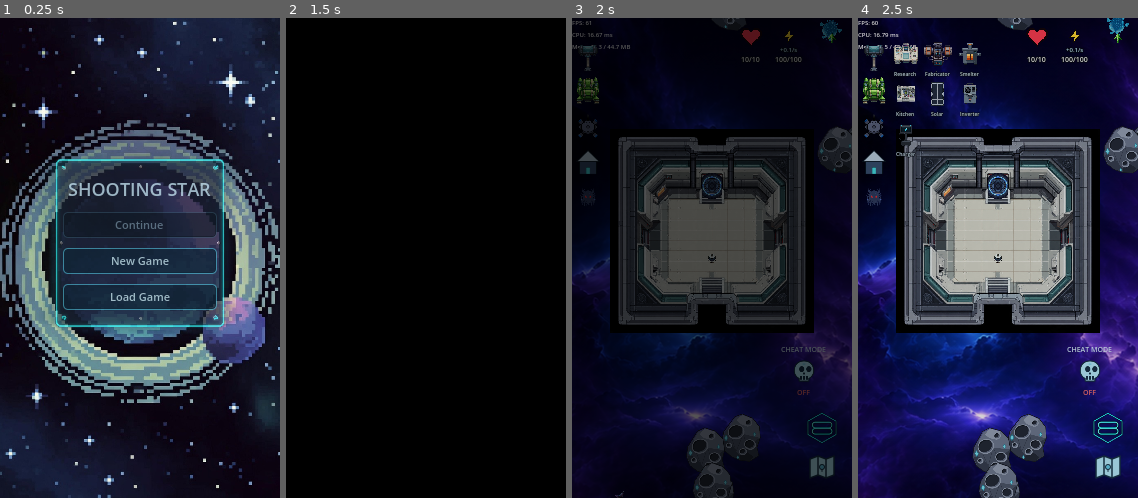
Above: before the commit, frames 1-4 (left to right).
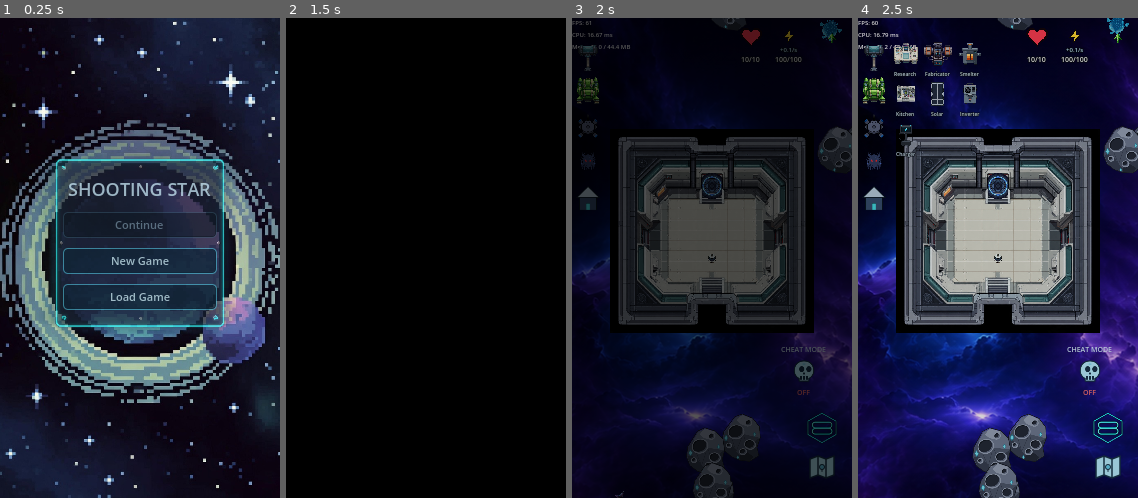
Above: after the commit, the same moments.

Repository: wildane/ShootingStar
Game: Godot game, scene res://scene/main_menu/main_menu.tscn
Same seed, same stepped clock (60 frames per second), same inputs: the game is played once before the commit and once after it.
Inputs (mouse positions are in pixels of both pictures, inside the frame that each line leads up to):
- Up to frame 1 (0.25 s): no input
- Up to frame 2 (1.5 s): click "New Game" at 0.5 s; click "New Game" at 1.25 s
- Up to frame 3 (2 s): no input
- Up to frame 4 (2.5 s): click (874, 56) at 2 s

Frames 1-2 are identical in both runs. In frame 3, 0.3% of the frame differs, in the area x 2-17%, y 5-40%; in frame 4, 0.4%.

Commit message:
Butang threat bina dan buka menunya sendiri
Menu husk kini milik skrip butang dalam scene, jadi ia terbuka walaupun
autoload lewat dimuatkan. Autoload hanya membekalkan kiraan dan pemasa.

Diff:
--- a/scene/Mob/SeranganBalas.gd
+++ b/scene/Mob/SeranganBalas.gd
@@ -19,8 +19,6 @@
 const MASA_SERANGAN: float = 5.0
 # Jarak penyerang dianggap sudah tiba di pangkalan.
 const JEJARI_TIBA: float = 26.0
-# Skrip HUD (butang threat + menu info husk).
-const scene_hud_threat: Script = preload("res://scene/ui/ThreatHud.gd")
 
 # Pusat pangkalan pemain (kawasan bina di atas asteroid).
 @export var posisi_pangkalan: Vector2 = Vector2(141.0, 228.0)
@@ -34,12 +32,8 @@
 # Baki masa sehingga serangan; < 0 bermaksud tiada serangan dijadualkan.
 var baki_masa: float = -1.0
 
-# HUD threat: butang dalam group ikon kiri + menu info husk.
-var _hud: Node = null
-
 func _ready() -> void:
 	process_mode = Node.PROCESS_MODE_PAUSABLE
-	_sedia_hud()
 
 # Dipanggil oleh HuskLurker yang tumbang. Setiap bunuhan dikira,
 # tidak kira di mana husk itu dibunuh. Posisi dikekalkan dalam
@@ -52,15 +46,12 @@
 		print("SeranganBalas: husk tumbang, serangan balas dalam %.0f saat" % MASA_SERANGAN)
 		serangan_dijadualkan.emit(MASA_SERANGAN)
 
-	_kemas_hud(0.0)
 
 func _process(delta: float) -> void:
 	if baki_masa >= 0.0:
 		baki_masa -= delta
 		if baki_masa <= 0.0:
 			_lancar_serangan()
-
-	_kemas_hud(delta)
 
 # Hantar semua penyerang terkumpul ke pangkalan.
 func _lancar_serangan() -> void:
@@ -141,25 +132,3 @@
 	query.collide_with_areas = false
 	query.collide_with_bodies = true
 	return not dunia.direct_space_state.intersect_shape(query, 1).is_empty()
-
-# ---------- HUD ----------
-# Butang threat + menu dibina oleh ThreatHud. Ia membina semula butangnya
-# sendiri selepas tukar scene dan mengemas kini menu hanya bila dibuka.
-func _sedia_hud() -> void:
-	if _hud != null and is_instance_valid(_hud):
-		return
-	_hud = scene_hud_threat.new()
-	_hud.name = "ThreatHud"
-	add_child(_hud)
-	_hud.pasang(self)
-
-# Dipanggil butang threat dalam scene (ButangThreat.gd).
-func buka_menu_threat() -> void:
-	_sedia_hud()
-	if _hud != null and is_instance_valid(_hud) and _hud.has_method("buka_menu"):
-		_hud.buka_menu()
-
-func _kemas_hud(delta: float) -> void:
-	_sedia_hud()
-	if _hud != null and is_instance_valid(_hud):
-		_hud.kemas_kini(delta)
--- a/scene/ui/ButangThreat.gd
+++ b/scene/ui/ButangThreat.gd
@@ -1,13 +1,17 @@
 extends Button
 
-## Butang threat dalam group ikon menegak kiri (under ikon rumah).
+## Butang threat dalam group ikon menegak kiri (bawah ikon rumah).
 ##
-## Butang ini memang ada dalam level_3.tscn (bukan dicipta oleh autoload),
-## jadi ia sentiasa kelihatan sama seperti butang Build / Inventory / Drone /
-## Home. Bila ditekan, ia minta autoload SeranganBalas membuka menu husk
-## (menu gaya perabot: ikon husk, peratus threat, kiraan bunuh, pemasa).
+## Butang ini nod sebenar dalam level_3.tscn, jadi ia sentiasa kelihatan sama
+## seperti butang Build / Inventory / Drone / Home. Menu threat juga dibina
+## oleh butang ini sendiri (tidak bergantung pada autoload untuk terbuka).
 
 const IKON: String = "res://scene/ui/threat_icon.png"
+const SkripMenu := preload("res://scene/ui/MenuThreat.gd")
+const LAPIS_LAYER: int = 95
+
+var _lapis: CanvasLayer
+var _menu: PanelContainer
 
 func _ready() -> void:
 	expand_icon = true
@@ -35,8 +39,24 @@
 		pressed.connect(_tekan)
 
 func _tekan() -> void:
-	var serangan := get_node_or_null("/root/SeranganBalas")
-	if serangan != null and serangan.has_method("buka_menu_threat"):
-		serangan.buka_menu_threat()
-	else:
-		print("ButangThreat: autoload SeranganBalas tidak dijumpai")
+	_pastikan_menu()
+	if _menu != null and is_instance_valid(_menu):
+		_menu.tukar()
+
+func _pastikan_menu() -> void:
+	if _menu != null and is_instance_valid(_menu):
+		return
+	_lapis = CanvasLayer.new()
+	_lapis.name = "LapisMenuThreat"
+	_lapis.layer = LAPIS_LAYER
+	add_child(_lapis)
+	_menu = SkripMenu.new() as PanelContainer
+	_lapis.add_child(_menu)
+
+# Menu ini kekal di dalam scene level, jadi ia hilang bersama scene.
+func tutup_menu_cepat() -> void:
+	if _menu != null and is_instance_valid(_menu):
+		_menu.tutup()
+
+func tutup_menu() -> void:
+	tutup_menu_cepat()
--- /dev/null
+++ b/scene/ui/MenuThreat.gd
@@ -0,0 +1,175 @@
+extends PanelContainer
+
+## Menu threat gaya menu perabot (panel navy, bingkai cyan):
+##   kiri   - ikon HuskLurker
+##   tengah - status, Threat %, Husk kills, Est. raiders
+##   kanan  - pemasa serangan balas
+##
+## Menu ini membina dirinya sendiri dan membaca data dari autoload
+## SeranganBalas jika ada (kalau tiada, ia tetap terbuka dengan nilai 0).
+
+const TemaPerabot := preload("res://scene/ui/TemaPerabot.gd")
+const LALUAN_IKON_HUSK: String = "res://scene/Mob/HuskLurker/Image_husk.png"
+const LEBAR_MENU: float = 248.0
+const THREAT_SETIAP_BUNUH: int = 10
+const SELA_UI: float = 0.1
+
+var _label_status: Label
+var _label_threat: Label
+var _label_bunuh: Label
+var _label_raider: Label
+var _label_timer: Label
+var _tick: float = 0.0
+
+func _ready() -> void:
+	process_mode = Node.PROCESS_MODE_ALWAYS
+	name = "MenuThreat"
+	visible = false
+	TemaPerabot.pasang(self)
+	_bina()
+	_kemas_kini()
+
+func _process(delta: float) -> void:
+	if not visible:
+		return
+	_tick += delta
+	if _tick < SELA_UI:
+		return
+	_tick = 0.0
+	_kemas_kini()
+
+func buka() -> void:
+	_kemas_kini()
+	reset_size()
+	var saiz_vp: Vector2 = get_viewport().get_visible_rect().size
+	size = Vector2(LEBAR_MENU, maxf(get_combined_minimum_size().y, 60.0))
+	position = ((saiz_vp - size) * 0.5).floor()
+	visible = true
+	_tick = 0.0
+
+func tutup() -> void:
+	visible = false
+
+func tukar() -> void:
+	if visible:
+		tutup()
+	else:
+		buka()
+
+func _bina() -> void:
+	var akar := VBoxContainer.new()
+	akar.add_theme_constant_override("separation", 4)
+	add_child(akar)
+
+	var header := HBoxContainer.new()
+	header.add_theme_constant_override("separation", 4)
+	akar.add_child(header)
+
+	var tajuk := Label.new()
+	tajuk.text = "Husk Threat"
+	tajuk.size_flags_horizontal = Control.SIZE_EXPAND_FILL
+	tajuk.add_theme_font_size_override("font_size", 10)
+	tajuk.add_theme_color_override("font_color", Color(1.0, 0.62, 0.55, 1.0))
+	header.add_child(tajuk)
+
+	var butang_tutup := Button.new()
+	butang_tutup.text = "X"
+	butang_tutup.focus_mode = Control.FOCUS_NONE
+	butang_tutup.custom_minimum_size = Vector2(18, 18)
+	butang_tutup.pressed.connect(tutup)
+	header.add_child(butang_tutup)
+
+	var isi := HBoxContainer.new()
+	isi.add_theme_constant_override("separation", 6)
+	akar.add_child(isi)
+
+	# Kiri: ikon husk + nama.
+	var kiri := VBoxContainer.new()
+	kiri.custom_minimum_size = Vector2(58, 0)
+	kiri.add_theme_constant_override("separation", 2)
+	isi.add_child(kiri)
+
+	var ikon := TextureRect.new()
+	if ResourceLoader.exists(LALUAN_IKON_HUSK):
+		ikon.texture = load(LALUAN_IKON_HUSK) as Texture2D
+	ikon.custom_minimum_size = Vector2(48, 48)
+	ikon.expand_mode = TextureRect.EXPAND_IGNORE_SIZE
+	ikon.stretch_mode = TextureRect.STRETCH_KEEP_ASPECT_CENTERED
+	ikon.texture_filter = CanvasItem.TEXTURE_FILTER_NEAREST
+	ikon.modulate = Color(1.9, 1.9, 1.9)
+	kiri.add_child(ikon)
+
+	var nama := Label.new()
+	nama.text = "Husk Lurker"
+	nama.horizontal_alignment = HORIZONTAL_ALIGNMENT_CENTER
+	nama.add_theme_font_size_override("font_size", 6)
+	nama.add_theme_color_override("font_color", Color(0.72, 0.9, 1.0, 1.0))
+	kiri.add_child(nama)
+
+	# Tengah: info threat.
+	var tengah := VBoxContainer.new()
+	tengah.size_flags_horizontal = Control.SIZE_EXPAND_FILL
+	tengah.add_theme_constant_override("separation", 2)
+	isi.add_child(tengah)
+
+	_label_status = _buat_label(tengah, "", 6, Color(0.72, 0.93, 1.0, 1.0))
+	_label_threat = _buat_label(tengah, "Threat 0%", 9, Color(1.0, 0.55, 0.45, 1.0))
+	_label_bunuh = _buat_label(tengah, "Husk kills: 0", 7, Color(0.82, 0.95, 1.0, 1.0))
+	_label_raider = _buat_label(tengah, "Est. raiders: 0", 7, Color(0.82, 0.95, 1.0, 1.0))
+
+	# Kanan: pemasa.
+	var kanan := VBoxContainer.new()
+	kanan.custom_minimum_size = Vector2(64, 0)
+	kanan.add_theme_constant_override("separation", 2)
+	isi.add_child(kanan)
+
+	var label_pemasa := _buat_label(kanan, "Next wave", 6, Color(0.72, 0.9, 1.0, 1.0))
+	label_pemasa.horizontal_alignment = HORIZONTAL_ALIGNMENT_RIGHT
+	_label_timer = _buat_label(kanan, "--:--", 14, Color(1.0, 0.8, 0.45, 1.0))
+	_label_timer.horizontal_alignment = HORIZONTAL_ALIGNMENT_RIGHT
+
+	var butang_tutup_bawah := Button.new()
+	butang_tutup_bawah.text = "Close"
+	butang_tutup_bawah.focus_mode = Control.FOCUS_NONE
+	butang_tutup_bawah.pressed.connect(tutup)
+	akar.add_child(butang_tutup_bawah)
+
+func _buat_label(ibu: Node, teks: String, saiz: int, warna: Color) -> Label:
+	var label := Label.new()
+	label.text = teks
+	label.add_theme_font_size_override("font_size", saiz)
+	label.add_theme_color_override("font_color", warna)
+	ibu.add_child(label)
+	return label
+
+func _kemas_kini() -> void:
+	var bunuh: int = 0
+	var baki: float = -1.0
+	var serangan := get_node_or_null("/root/SeranganBalas")
+	if serangan != null:
+		bunuh = int(serangan.get("bilangan_husk_dibunuh"))
+		baki = float(serangan.get("baki_masa"))
+	var peratus: int = clampi(bunuh * THREAT_SETIAP_BUNUH, 0, 100)
+
+	if _label_threat:
+		_label_threat.text = "Threat %d%%" % peratus
+	if _label_bunuh:
+		_label_bunuh.text = "Husk kills: %d" % bunuh
+	if _label_raider:
+		_label_raider.text = "Est. raiders: %d" % bunuh
+	if _label_status:
+		if baki >= 0.0:
+			_label_status.text = "Wave incoming"
+			_label_status.add_theme_color_override("font_color", Color(1.0, 0.55, 0.45, 1.0))
+		elif bunuh > 0:
+			_label_status.text = "Raiders ready"
+			_label_status.add_theme_color_override("font_color", Color(1.0, 0.8, 0.45, 1.0))
+		else:
+			_label_status.text = "No threat"
+			_label_status.add_theme_color_override("font_color", Color(0.62, 0.95, 0.7, 1.0))
+	if _label_timer:
+		if baki >= 0.0:
+			var saat: int = maxi(0, ceili(baki))
+			_label_timer.text = "%d:%02d" % [saat / 60, saat % 60]
+		else:
+			_label_timer.text = "--:--"
--- a/scene/ui/ThreatHud.gd
+++ /dev/null
@@ -1,342 +0,0 @@
-extends Node
-
-## Butang "threat" (logo mata merah) dalam group ikon menegak kiri (Build,
-## Weapon, Home ...). Bila ditekan, menu gaya perabot terbuka: ikon husk di
-## kiri, info threat di tengah (peratus, bilangan husk dibunuh, anggaran
-## penyerang) dan pemasa serangan balas di kanan.
-
-const TemaPerabot := preload("res://scene/ui/TemaPerabot.gd")
-# Ikon dimuat ketika runtime (bukan preload) supaya skrip ini tidak gagal
-# dikompil jika PNG belum diimport pada peranti lain.
-const LALUAN_IKON_THREAT: String = "res://scene/ui/threat_icon.png"
-const LALUAN_IKON_HUSK: String = "res://scene/Mob/HuskLurker/Image_husk.png"
-const LALUAN_BEKAS: String = "CanvasLayer/MarginContainer/VBoxContainer"
-# Nama butang HUD lain dalam group ikon, untuk mengesan VBox yang betul.
-const TANDA_BEKAS: Array[String] = ["WeaponAttachment", "InventoryButton", "BuildSystem"]
-const SAIZ_BUTANG: float = 32.0
-const LEBAR_MENU: float = 248.0
-# Setiap husk yang dibunuh menaikkan threat sebanyak ini (10 husk = 100%).
-const THREAT_SETIAP_BUNUH: int = 10
-const SELA_CARI_BEKAS: float = 0.25
-const SELA_UI: float = 0.1
-
-var serangan: Node = null
-
-var _kanvas: CanvasLayer
-var _butang: Button
-var _menu: PanelContainer
-var _label_status: Label
-var _label_threat: Label
-var _label_bunuh: Label
-var _label_raider: Label
-var _label_timer: Label
-var _tick: float = 0.0
-var _cari_tick: float = 0.0
-var _ikon_threat: Texture2D = null
-var _ikon_husk: Texture2D = null
-
-func pasang(sumber: Node) -> void:
-	serangan = sumber
-	# Sentiasa berjalan supaya butang tetap dicari walaupun pokok scene dipause.
-	process_mode = Node.PROCESS_MODE_ALWAYS
-	_ikon_threat = _muat_ikon(LALUAN_IKON_THREAT)
-	_ikon_husk = _muat_ikon(LALUAN_IKON_HUSK)
-
-	if _kanvas == null or not is_instance_valid(_kanvas):
-		_kanvas = CanvasLayer.new()
-		_kanvas.name = "HudThreat"
-		_kanvas.layer = 95
-		add_child(_kanvas)
-	_sedia_butang()
-	_sedia_menu()
-
-func _muat_ikon(laluan: String) -> Texture2D:
-	if not ResourceLoader.exists(laluan):
-		return null
-	return load(laluan) as Texture2D
-
-func _process(delta: float) -> void:
-	# Butang hilang bila tukar scene; cari bekasnya semula sekali-sekala.
-	_cari_tick += delta
-	if _cari_tick >= SELA_CARI_BEKAS:
-		_cari_tick = 0.0
-		if _butang == null or not is_instance_valid(_butang) or not _butang.is_inside_tree():
-			_sedia_butang()
-		else:
-			# BuildGrid menambah ikon rumah kemudian; pastikan butang threat
-			# kekal di bawah sekali dalam group ikon.
-			_susun_bawah_ikon_home()
-
-	if _menu == null or not is_instance_valid(_menu) or not _menu.visible:
-		return
-	_tick += delta
-	if _tick < SELA_UI:
-		return
-	_tick = 0.0
-	_kemas_kini_label()
-
-# Dipanggil SeranganBalas bila kiraan berubah: segarkan menu serta-merta.
-func kemas_kini(_delta: float = 0.0) -> void:
-	_sedia_butang()
-	if _menu != null and is_instance_valid(_menu) and _menu.visible:
-		_kemas_kini_label()
-		_tick = 0.0
-
-# ==========================================================
-# BUTANG DALAM GROUP IKON KIRI
-# ==========================================================
-func _sedia_butang() -> void:
-	if _butang != null and is_instance_valid(_butang) and _butang.is_inside_tree():
-		return
-
-	# Butang dalam scene (ButangThreat.gd) diutamakan; ia ada dalam level_3.tscn
-	# supaya sentiasa kelihatan macam butang HUD lain.
-	var sedia := _cari_butang_sedia()
-	if sedia != null:
-		# Butang scene sudah sambung isyaratnya sendiri (ButangThreat.gd) ke
-		# buka_menu_threat, jadi jangan sambung di sini (elak toggle berganda).
-		_butang = sedia
-		return
-
-	var bekas := _cari_bekas_ikon()
-	if bekas == null:
-		return
-
-	_butang = Button.new()
-	_butang.name = "ButangThreat"
-	_butang.text = ""
-	_butang.tooltip_text = "Husk Threat"
-	_butang.focus_mode = Control.FOCUS_NONE
-	_butang.custom_minimum_size = Vector2(SAIZ_BUTANG, SAIZ_BUTANG)
-	_butang.size = Vector2(SAIZ_BUTANG, SAIZ_BUTANG)
-	_butang.size_flags_horizontal = Control.SIZE_SHRINK_CENTER
-	_butang.theme = _tema_butang()
-	if _ikon_threat != null:
-		_butang.icon = _ikon_threat
-		_butang.expand_icon = true
-		_butang.icon_alignment = HORIZONTAL_ALIGNMENT_CENTER
-	else:
-		# Ikon tidak dapat dimuat (PNG belum diimport): still nampak sebagai "!".
-		_butang.text = "!"
-		_butang.add_theme_font_size_override("font_size", 16)
-		_butang.add_theme_color_override("font_color", Color(1.0, 0.35, 0.3, 1.0))
-	_butang.pressed.connect(_tukar_menu)
-
-	# Anak terakhir VBox = di bawah ikon rumah.
-	bekas.add_child(_butang)
-	print("ThreatHud: butang threat ditambah ke ", bekas.get_path())
-
-func _cari_butang_sedia() -> Button:
-	var scene_utama := get_tree().current_scene
-	if scene_utama == null:
-		return null
-	return scene_utama.find_child("ButangThreat", true, false) as Button
-
-# Letak butang threat sebagai anak terakhir group ikon (bawah ikon rumah).
-func _susun_bawah_ikon_home() -> void:
-	if _butang == null or not is_instance_valid(_butang):
-		return
-	var ibu := _butang.get_parent()
-	if ibu == null:
-		return
-	if _butang.get_index() != ibu.get_child_count() - 1:
-		ibu.move_child(_butang, -1)
-
-# Cari VBox ikon menegah kiri: utamakan laluan tepat, kemudian VBox yang
-# mengandungi butang HUD yang dikenali.
-func _cari_bekas_ikon() -> Control:
-	var scene_utama := get_tree().current_scene
-	if scene_utama == null:
-		return null
-
-	var lurus := scene_utama.get_node_or_null(LALUAN_BEKAS) as Control
-	if lurus != null:
-		return lurus
-
-	for nod in scene_utama.find_children("*", "VBoxContainer", true, false):  # owned=false: termasuk nod runtime
-		for nama in TANDA_BEKAS:
-			if nod.get_node_or_null(nama) != null:
-				return nod as Control
-
-	# Sandaran terakhir: CanvasLayer dengan butang HUD, cari VBox di dalamnya.
-	for lapis in scene_utama.find_children("*", "CanvasLayer", true, false):
-		for nod in lapis.find_children("*", "VBoxContainer", true, false):
-			for nama in TANDA_BEKAS:
-				if nod.get_node_or_null(nama) != null:
-					return nod as Control
-	return null
-
-func _tema_butang() -> Theme:
-	# Latar gelap merah nipis supaya butang sentiasa kelihatan walaupun ikon
-	# gagal dimuatkan.
-	var tema := Theme.new()
-	var normal := StyleBoxFlat.new()
-	normal.bg_color = Color(0.35, 0.08, 0.1, 0.55)
-	normal.border_color = Color(0.9, 0.25, 0.25, 0.75)
-	normal.set_border_width_all(1)
-	normal.set_corner_radius_all(4)
-	normal.set_content_margin_all(4.0)
-	var hover := normal.duplicate() as StyleBoxFlat
-	hover.bg_color = Color(0.6, 0.14, 0.17, 0.8)
-	var pressed := normal.duplicate() as StyleBoxFlat
-	pressed.bg_color = Color(0.8, 0.2, 0.2, 0.9)
-	tema.set_stylebox("normal", "Button", normal)
-	tema.set_stylebox("hover", "Button", hover)
-	tema.set_stylebox("pressed", "Button", pressed)
-	tema.set_stylebox("focus", "Button", StyleBoxEmpty.new())
-	return tema
-
-# ==========================================================
-# MENU THREAT (gaya menu perabot)
-# ==========================================================
-func _sedia_menu() -> void:
-	if _menu != null and is_instance_valid(_menu):
-		return
-
-	_menu = PanelContainer.new()
-	_menu.name = "MenuThreat"
-	_menu.visible = false
-	TemaPerabot.pasang(_menu)
-	_kanvas.add_child(_menu)
-
-	var akar := VBoxContainer.new()
-	akar.add_theme_constant_override("separation", 4)
-	_menu.add_child(akar)
-
-	# Header: tajuk + butang tutup.
-	var header := HBoxContainer.new()
-	header.add_theme_constant_override("separation", 4)
-	akar.add_child(header)
-
-	var tajuk := Label.new()
-	tajuk.text = "Husk Threat"
-	tajuk.size_flags_horizontal = Control.SIZE_EXPAND_FILL
-	tajuk.add_theme_font_size_override("font_size", 10)
-	tajuk.add_theme_color_override("font_color", Color(1.0, 0.62, 0.55, 1.0))
-	header.add_child(tajuk)
-
-	var butang_tutup := Button.new()
-	butang_tutup.text = "X"
-	butang_tutup.focus_mode = Control.FOCUS_NONE
-	butang_tutup.custom_minimum_size = Vector2(18, 18)
-	butang_tutup.pressed.connect(tutup_menu_cepat)
-	header.add_child(butang_tutup)
-
-	# Isi: husk (kiri) | info threat (tengah) | pemasa (kanan).
-	var isi := HBoxContainer.new()
-	isi.add_theme_constant_override("separation", 6)
-	akar.add_child(isi)
-
-	var kiri := VBoxContainer.new()
-	kiri.custom_minimum_size = Vector2(58, 0)
-	kiri.add_theme_constant_override("separation", 2)
-	isi.add_child(kiri)
-
-	var ikon := TextureRect.new()
-	ikon.texture = _ikon_husk
-	ikon.custom_minimum_size = Vector2(48, 48)
-	ikon.expand_mode = TextureRect.EXPAND_IGNORE_SIZE
-	ikon.stretch_mode = TextureRect.STRETCH_KEEP_ASPECT_CENTERED
-	ikon.texture_filter = CanvasItem.TEXTURE_FILTER_NEAREST
-	# Sprite husk asalnya gelap; cerahkan supaya jelas atas panel gelap.
-	ikon.modulate = Color(1.9, 1.9, 1.9)
-	kiri.add_child(ikon)
-
-	var nama := Label.new()
-	nama.text = "Husk Lurker"
-	nama.horizontal_alignment = HORIZONTAL_ALIGNMENT_CENTER
-	nama.add_theme_font_size_override("font_size", 6)
-	nama.add_theme_color_override("font_color", Color(0.72, 0.9, 1.0, 1.0))
-	kiri.add_child(nama)
-
-	var tengah := VBoxContainer.new()
-	tengah.size_flags_horizontal = Control.SIZE_EXPAND_FILL
-	tengah.add_theme_constant_override("separation", 2)
-	isi.add_child(tengah)
-
-	_label_status = _buat_label(tengah, "", 6, Color(0.72, 0.93, 1.0, 1.0))
-	_label_threat = _buat_label(tengah, "Threat 0%", 9, Color(1.0, 0.55, 0.45, 1.0))
-	_label_bunuh = _buat_label(tengah, "Husk kills: 0", 7, Color(0.82, 0.95, 1.0, 1.0))
-	_label_raider = _buat_label(tengah, "Est. raiders: 0", 7, Color(0.82, 0.95, 1.0, 1.0))
-
-	var kanan := VBoxContainer.new()
-	kanan.custom_minimum_size = Vector2(64, 0)
-	kanan.add_theme_constant_override("separation", 2)
-	isi.add_child(kanan)
-
-	var label_pemasa := _buat_label(kanan, "Next wave", 6, Color(0.72, 0.9, 1.0, 1.0))
-	label_pemasa.horizontal_alignment = HORIZONTAL_ALIGNMENT_RIGHT
-	_label_timer = _buat_label(kanan, "--:--", 14, Color(1.0, 0.8, 0.45, 1.0))
-	_label_timer.horizontal_alignment = HORIZONTAL_ALIGNMENT_RIGHT
-
-	var butang_tutup_bawah := Button.new()
-	butang_tutup_bawah.text = "Close"
-	butang_tutup_bawah.focus_mode = Control.FOCUS_NONE
-	butang_tutup_bawah.pressed.connect(tutup_menu_cepat)
-	akar.add_child(butang_tutup_bawah)
-
-func _buat_label(ibu: Node, teks: String, saiz: int, warna: Color) -> Label:
-	var label := Label.new()
-	label.text = teks
-	label.add_theme_font_size_override("font_size", saiz)
-	label.add_theme_color_override("font_color", warna)
-	ibu.add_child(label)
-	return label
-
-func _tukar_menu() -> void:
-	if _menu != null and is_instance_valid(_menu) and _menu.visible:
-		_menu.visible = false
-		return
-	buka_menu()
-
-# Buka menu di tengah skrin (dipanggil butang scene atau butang sendiri).
-func buka_menu() -> void:
-	if _menu == null or not is_instance_valid(_menu):
-		_sedia_menu()
-	if _menu == null or not is_instance_valid(_menu):
-		return
-	_kemas_kini_label()
-	_menu.reset_size()
-	var saiz_vp: Vector2 = get_viewport().get_visible_rect().size
-	_menu.size = Vector2(LEBAR_MENU, maxf(_menu.get_combined_minimum_size().y, 60.0))
-	_menu.position = ((saiz_vp - _menu.size) * 0.5).floor()
-	_menu.visible = true
-
-# Dipanggil menu HUD jiran (BuildGrid) supaya menu tidak bertindih.
-func tutup_menu_cepat() -> void:
-	if _menu != null and is_instance_valid(_menu):
-		_menu.visible = false
-
-func tutup_menu() -> void:
-	tutup_menu_cepat()
-
-func _kemas_kini_label() -> void:
-	if serangan == null or not is_instance_valid(serangan):
-		return
-	var bunuh: int = int(serangan.get("bilangan_husk_dibunuh"))
-	var baki: float = float(serangan.get("baki_masa"))
-	var peratus: int = clampi(bunuh * THREAT_SETIAP_BUNUH, 0, 100)
-
-	if _label_threat:
-		_label_threat.text = "Threat %d%%" % peratus
-	if _label_bunuh:
-		_label_bunuh.text = "Husk kills: %d" % bunuh
-	if _label_raider:
-		# Setiap husk yang dibunuh menjadi satu penyerang.
-		_label_raider.text = "Est. raiders: %d" % bunuh
-	if _label_status:
-		if baki >= 0.0:
-			_label_status.text = "Wave incoming"
-			_label_status.add_theme_color_override("font_color", Color(1.0, 0.55, 0.45, 1.0))
-		elif bunuh > 0:
-			_label_status.text = "Raiders ready"
-			_label_status.add_theme_color_override("font_color", Color(1.0, 0.8, 0.45, 1.0))
-		else:
-			_label_status.text = "No threat"
-			_label_status.add_theme_color_override("font_color", Color(0.62, 0.95, 0.7, 1.0))
-	if _label_timer:
-		if baki >= 0.0:
-			var saat: int = maxi(0, ceili(baki))
-			_label_timer.text = "%d:%02d" % [saat / 60, saat % 60]
-		else:
-			_label_timer.text = "--:--"
Not shown, added: scene/ui/MenuThreat.gd.uid
Not shown, removed: scene/ui/ThreatHud.gd.uid
